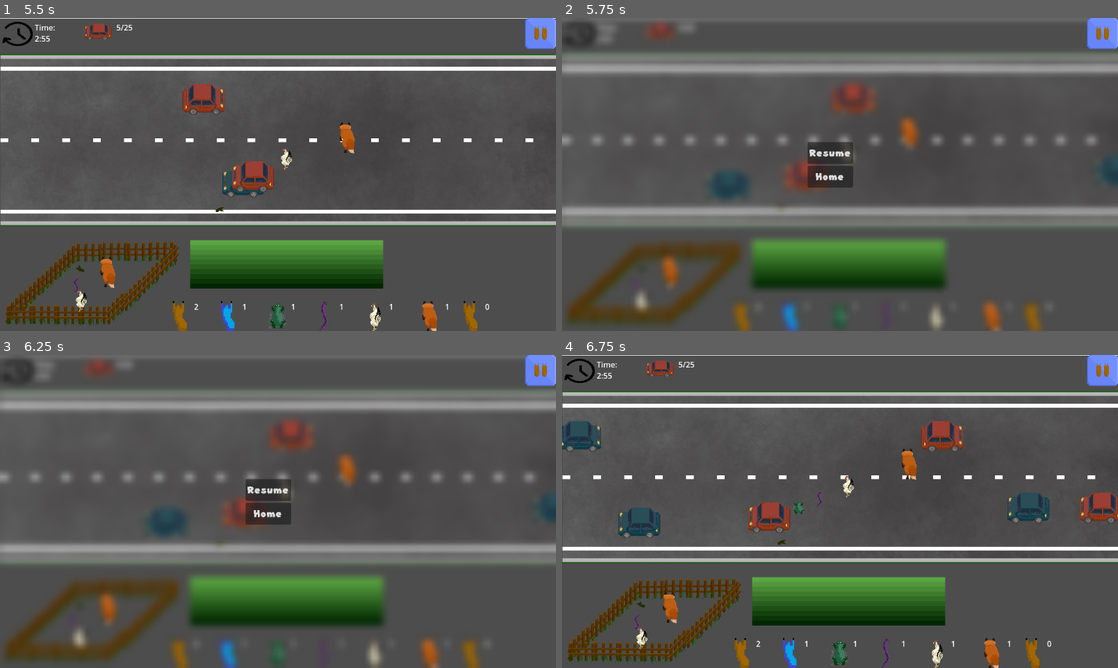
Above: before the commit, frames 1-4 (two rows, left to right).
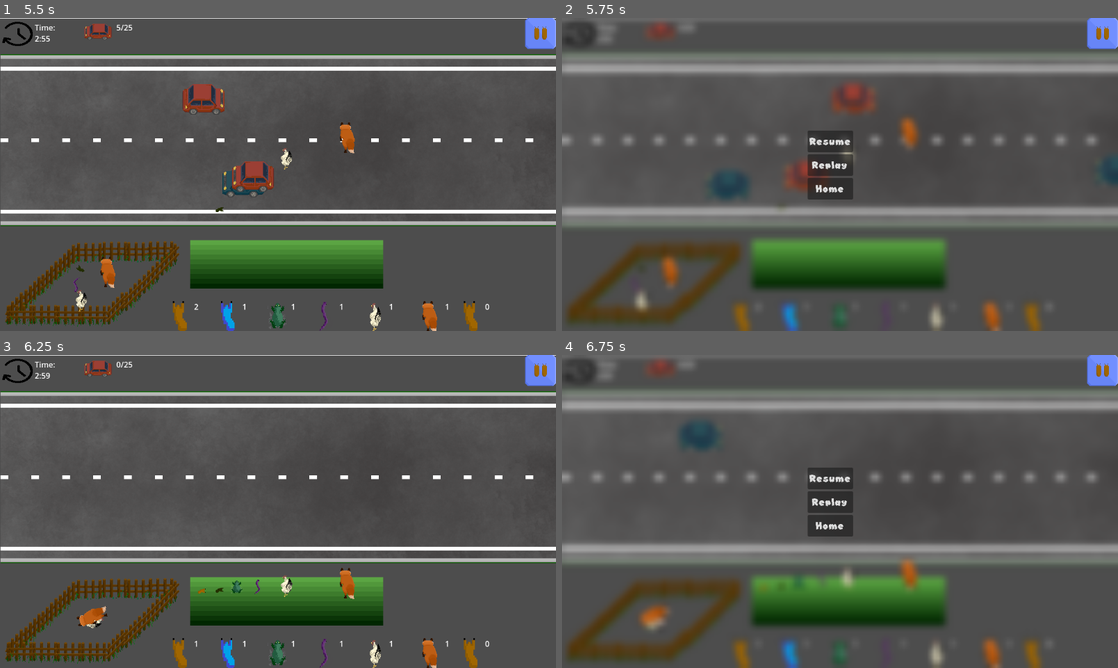
Above: after the commit, the same moments.

Repository: Skyepulse/LudumDare56
Game: Godot game, scene res://Level Scenes/tutorial.tscn
Same seed, same stepped clock (60 frames per second), same inputs: the game is played once before the commit and once after it. The engine's default icon, where the game draws it, is replaced by a stand-in: a white triangle on a blue panel in a dark square.
Inputs (mouse positions are in pixels of both pictures, inside the frame that each line leads up to; where the layout moved, square brackets give the same spot in the first picture):
- Up to frame 1 (5.5 s): click "Play!" at 0.5 s; click (150, 190) at 1.25 s; move the mouse to (200, 252) at 2.02 s; click (200, 252) at 2.17 s; move the mouse to (100, 280) at 2.77 s; click (100, 280) at 2.92 s; move the mouse to (88, 274) at 3.52 s; click (88, 274) at 3.67 s; move the mouse to (105, 277) at 4.27 s; click (105, 277) at 4.42 s; move the mouse to (77, 284) at 5.02 s; click (77, 284) at 5.17 s
- Up to frame 2 (5.75 s): tap Escape (pause) at 5.65 s
- Up to frame 3 (6.25 s): click (266, 502) at 5.75 s, where only the run after the commit has a clickable "Replay"
- Up to frame 4 (6.75 s): click (1101, 370) [828, 489] at 6.5 s

Frame 1 is identical in both runs. In frame 2, 1.0% of the frame differs, in the area x 44-53%, y 36-58%; in frame 3, 23%; in frame 4, 25%, in the area x 0-100%, y 0-100%.

Commit message:
restart level added

Diff:
--- a/Level Scenes/Level1.tscn
+++ b/Level Scenes/Level1.tscn
@@ -2,9 +2,9 @@
 
 [ext_resource type="PackedScene" uid="uid://4vvxaoggeiqn" path="res://PrefabScenes/vivier.tscn" id="1_1lgaw"]
 [ext_resource type="PackedScene" uid="uid://caicia6cx13ru" path="res://PrefabScenes/predator_spawner.tscn" id="1_34c6p"]
-[ext_resource type="Script" path="res://Level Scenes/level_1.gd" id="1_llewe"]
+[ext_resource type="Script" path="res://Scripts/level_1.gd" id="1_llewe"]
 [ext_resource type="PackedScene" uid="uid://d0h4t8bmmobpp" path="res://Level Scenes/slug.tscn" id="1_qi1dv"]
-[ext_resource type="PackedScene" uid="uid://w4rowuhgnfuf" path="res://PrefabScenes/pause_menu.tscn" id="1_xjqyx"]
+[ext_resource type="PackedScene" uid="uid://bxhhkulpgydwe" path="res://PrefabScenes/pause_menu.tscn" id="1_xjqyx"]
 [ext_resource type="PackedScene" uid="uid://brxn3wghyn815" path="res://PrefabScenes/winning_line.tscn" id="3_o5yjo"]
 [ext_resource type="PackedScene" uid="uid://s2nwtxsi3sdt" path="res://Level Scenes/toad.tscn" id="4_syjkf"]
 [ext_resource type="PackedScene" uid="uid://yvkon0gr243n" path="res://Level Scenes/snake.tscn" id="5_32qtx"]
--- a/Level Scenes/level_1.gd
+++ /dev/null
@@ -1,17 +0,0 @@
-extends Node2D
-# Called when the node enters the scene tree for the first time.
-func _ready() -> void:
-	LevelNumber.level_number = 1; # Replace with function body.
-
-
-# Called every frame. 'delta' is the elapsed time since the previous frame.
-func _process(delta: float) -> void:
-	pass
-
-func win()-> void :
-	await get_tree().create_timer(2).timeout
-	get_tree().change_scene_to_file("res://Level Scenes/win_screen.tscn")
-
-func lose()-> void :
-	await get_tree().create_timer(2).timeout
-	get_tree().change_scene_to_file("res://Level Scenes/lose_screen.tscn")
--- a/PrefabScenes/pause_menu.tscn
+++ b/PrefabScenes/pause_menu.tscn
@@ -56,6 +56,12 @@
 theme_override_fonts/font = ExtResource("3_ragyt")
 text = "Resume"
 
+[node name="Replay" type="Button" parent="Menu/hiddenMenu/VBoxContainer"]
+custom_minimum_size = Vector2(64, 45)
+layout_mode = 2
+theme_override_fonts/font = ExtResource("3_ragyt")
+text = "Replay"
+
 [node name="Home" type="Button" parent="Menu/hiddenMenu/VBoxContainer"]
 custom_minimum_size = Vector2(64, 45)
 layout_mode = 2
@@ -74,5 +80,6 @@
 texture_pressed = ExtResource("4_o8exn")
 
 [connection signal="pressed" from="Menu/hiddenMenu/VBoxContainer/Resume" to="." method="pause_game"]
+[connection signal="pressed" from="Menu/hiddenMenu/VBoxContainer/Replay" to="." method="replay"]
 [connection signal="pressed" from="Menu/hiddenMenu/VBoxContainer/Home" to="." method="home_menu"]
 [connection signal="pressed" from="PauseButton" to="." method="pause_game"]
--- a/Scripts/pause_menu.gd
+++ b/Scripts/pause_menu.gd
@@ -8,6 +8,7 @@
 func _ready() -> void:
 	pauseMenu.hide() # Replace with function body.
 	blurrFilter.hide()
+	Engine.time_scale=1
 
 
 # Called every frame. 'delta' is the elapsed time since the previous frame.
@@ -31,3 +32,6 @@
 	Engine.time_scale = 1
 	paused = false
 	get_tree().change_scene_to_file("res://Level Scenes/control.tscn")
+
+func replay()->void :
+		get_tree().reload_current_scene()
Not shown: 1 places in Level Scenes/Level1.tscn that only renumber resources
Not shown: 1 places in PrefabScenes/pause_menu.tscn that only renumber resources
Renamed: level_1.gd -> Scripts/level_1.gd
